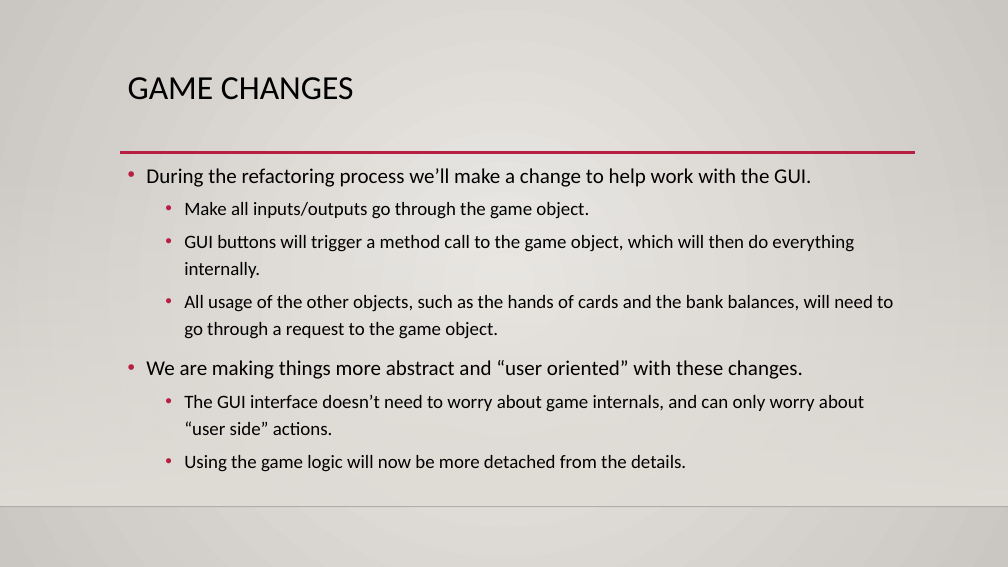
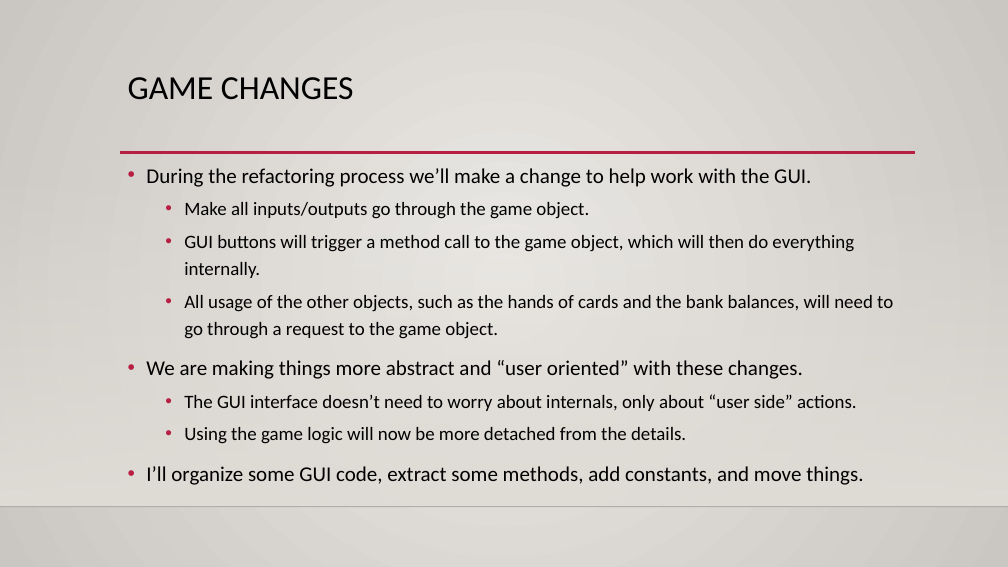
Before and after one commit to calvint13/Programming_Basics_for_ML, a slide deck: slide 14 of course_material/slides/026_refactor.pptx (slide 8 before the commit). Drawn at 1008x567 pixels with LibreOffice and Linux fonts; fonts in the diff are those of the drawing; background and template pictures are left out. Boxes give left, top, right and bottom in pixels: in the first picture for what was removed or moved away, otherwise in the second. Text is boxed around its words. In the diff, an @@ line names an element or a change of style, - is before the commit and + after.

```diff
--- a/course_material/slides/026_refactor.pptx
+++ b/course_material/slides/026_refactor.pptx
@@ text at (x1=184, y1=394, x2=857, y2=411): text changed @@
-  • The GUI interface doesn’t need to worry about game internals, and can only worry about “user side” actions.
+  • The GUI interface doesn’t need to worry about internals, only about “user side” actions.
@@ text at (x1=146, y1=466, x2=863, y2=485): paragraph added @@
+• I’ll organize some GUI code, extract some methods, add constants, and move things.
```
Also in this commit, not shown: 3 other slides changed, 7 slides added, 1 slide removed, 4 other files.
